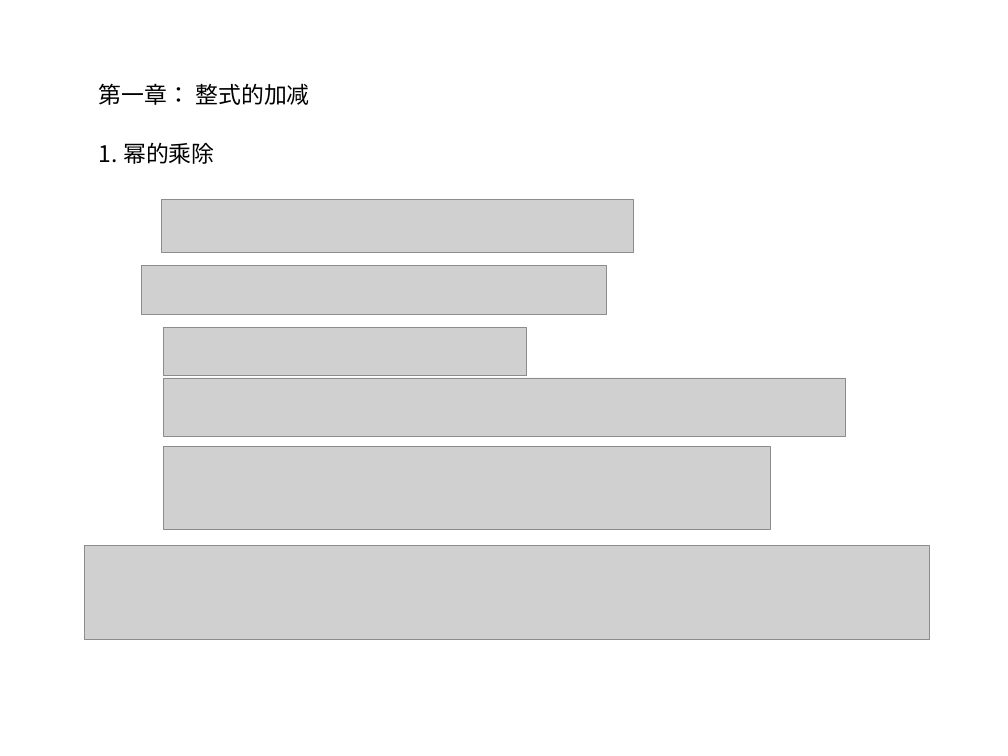
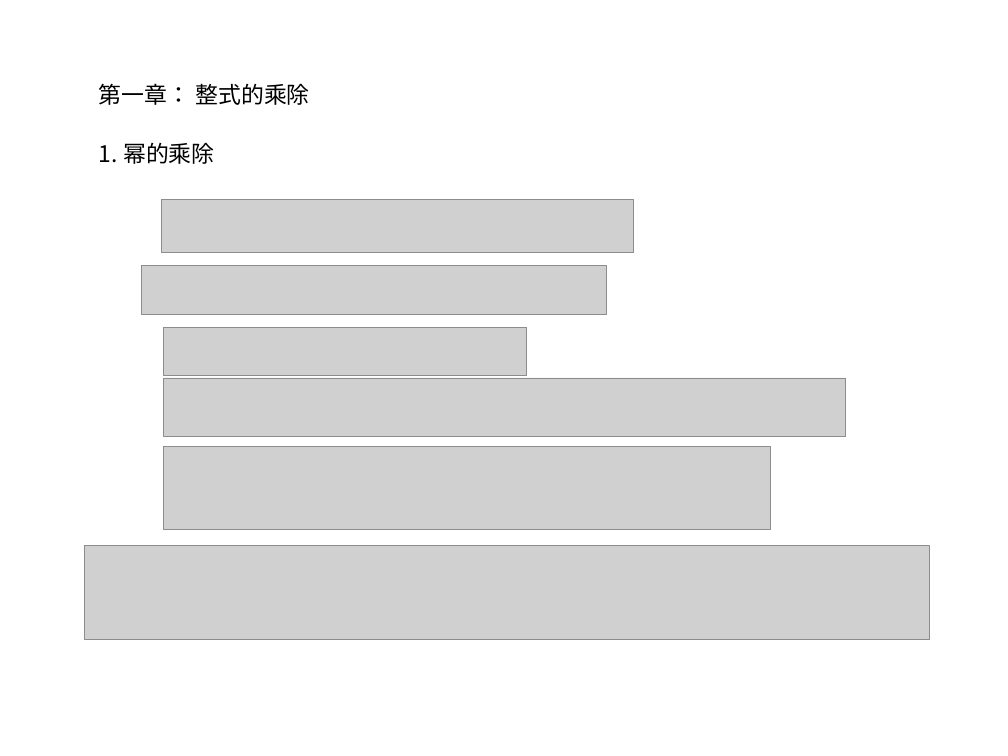
Before and after one commit to ericzhang/english-math, a slide deck: slide 1 of math/grade-7-下/7下数学北师大版-unit-1-整式的乘除.ppt. Drawn at 1008x756 pixels with LibreOffice and Linux fonts; fonts in the diff are those of the drawing; grey boxes stand for pictures. Boxes give left, top, right and bottom in pixels: in the first picture for what was removed or moved away, otherwise in the second. Text is boxed around its words. In the diff, an @@ line names an element or a change of style, - is before the commit and + after.

```diff
--- a/math/grade-7-下/7下数学北师大版-unit-1-整式的乘除.ppt
+++ b/math/grade-7-下/7下数学北师大版-unit-1-整式的乘除.ppt
@@ text at bbox=[99, 83, 310, 105]: text changed @@
-第一章： 整式的加减
+第一章： 整式的乘除
```
Also in this commit, not shown: 22 other files.
